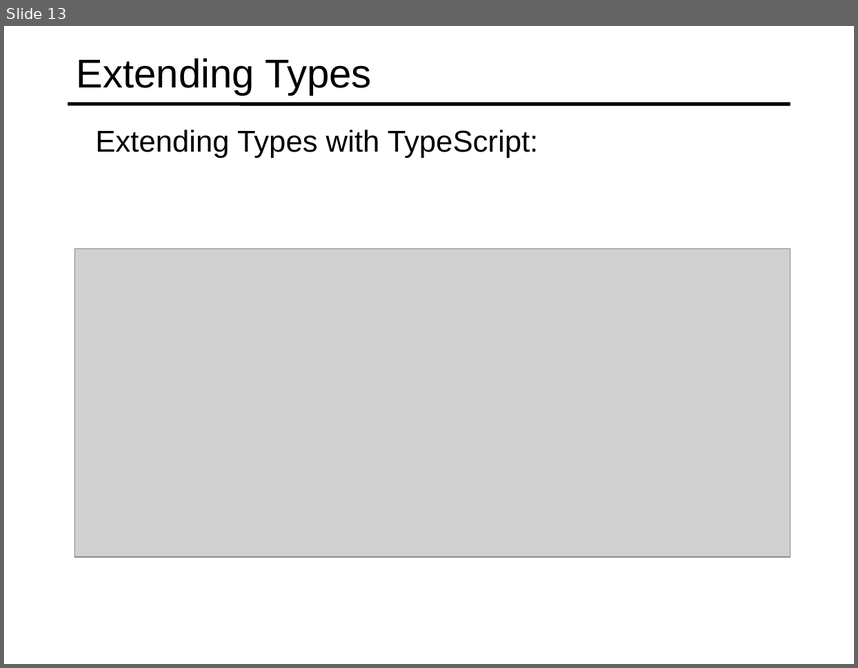
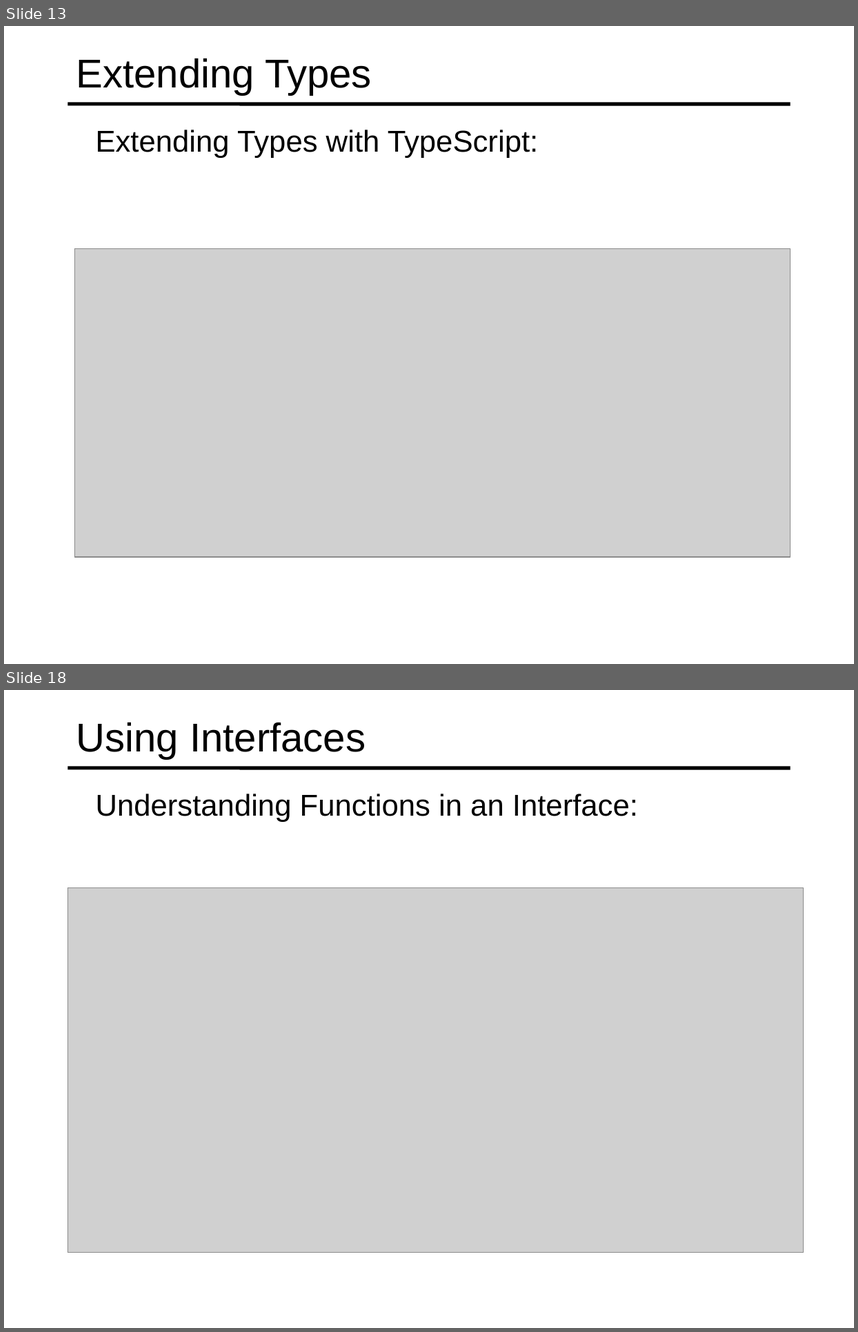
Before and after one commit to specter01wj/Jago_Link_Training, a slide deck: Angular/Angular7/TypeScript Fundamentals/3.Classes and Interfaces/L3_Classes and Interfaces.ppt. Shown one above the other, each under a label of ours: slide 13 before the commit, slides 13 and 18 after it; the slides between them are not shown. The pictures are 858x668 and 858x1332 pixels, drawn with LibreOffice and Linux fonts; fonts in the diff are those of the drawing; grey boxes stand for pictures. Boxes give left, top, right and bottom in pixels: in the first picture for what was removed or moved away, otherwise in the second. Text is boxed around its words. In the diff, an @@ line names an element or a change of style, - is before the commit and + after.

```diff
--- a/Angular/Angular7/TypeScript Fundamentals/3.Classes and Interfaces/L3_Classes and Interfaces.ppt
+++ b/Angular/Angular7/TypeScript Fundamentals/3.Classes and Interfaces/L3_Classes and Interfaces.ppt
@@ slide 18 added at (4,690,854,1328), background #FFFFFF; not listed: 1 template element that a slide beside it also shows @@
@@ title added at (76,722,366,759), 34 pt, text #000000 @@
+Using Interfaces
@@ text added at (96,793,638,822), 25.5 pt, text #000000 @@
+  Understanding Functions in an Interface:
@@ picture added at (67,888,803,1253) @@
```
Also in this commit, not shown: 1 slide changed, 9 other slides added, 16 slides removed.
